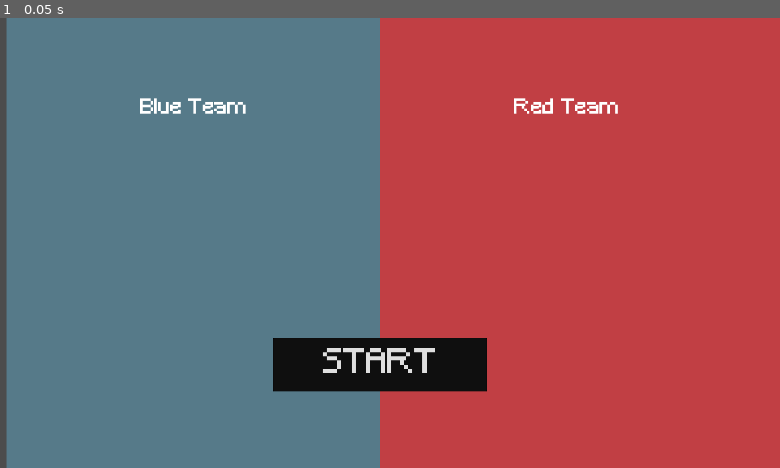
Above: before the commit, frame 1.
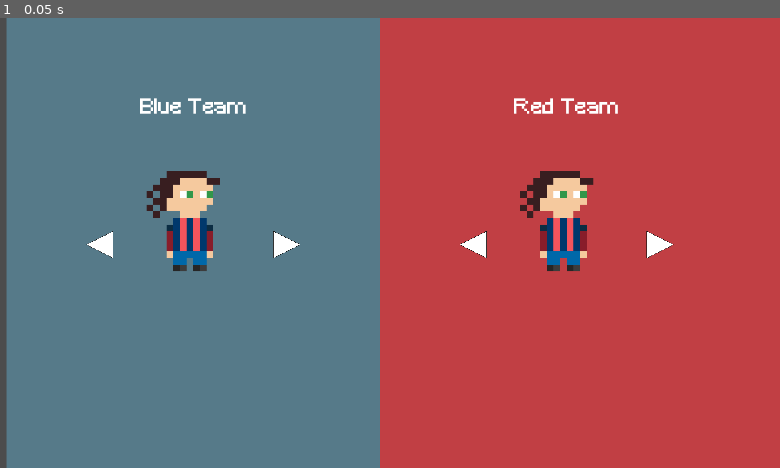
Above: after the commit, the same moment.

Repository: dizmerly/chaoticFootball
Game: Godot game, scene res://scenes/character_selection_panel.tscn
Two runs of this game, one before a commit and one after it. Both use one fixed random seed, a clock stepped at 60 frames per second and the inputs below. This scene is started directly instead of the project's main scene.
Inputs:
- Up to frame 1 (0.05 s): no input

The runs differ from the first frame. In frame 1, 6.3% of the frame differs, in the area x 11-87%, y 34-84%.

Commit message:
Add controller-based character selection and ready states

Diff:
--- a/chaotic-football/project.godot
+++ b/chaotic-football/project.godot
@@ -18,6 +18,7 @@
 [autoload]
 
 SettingsManager="*uid://dhrkkxr0qkddb"
+GameManager="*uid://coj5cp6ih8ldu"
 
 [display]
 
--- a/chaotic-football/scenes/character_selection_panel.tscn
+++ b/chaotic-football/scenes/character_selection_panel.tscn
@@ -2,6 +2,8 @@
 
 [ext_resource type="FontFile" uid="uid://cy5p8l8p0aaj4" path="res://assets/fonts/Minecraft.ttf" id="1_3t7nf"]
 [ext_resource type="Script" uid="uid://bnfdvng4yflm" path="res://scripts/character_selection_panel.gd" id="1_ghwnj"]
+[ext_resource type="Texture2D" uid="uid://ccrceqjkhsf16" path="res://assets/SoccerGame/ui_assets/ArrowButton.png" id="2_oukwu"]
+[ext_resource type="Texture2D" uid="uid://cjii3nevigwag" path="res://assets/SoccerGame/ui_assets/ArrowButtonHover.png" id="3_hdjqe"]
 [ext_resource type="Texture2D" uid="uid://b1tectstlkfq5" path="res://assets/SoccerGame/spainSpritesheet.png" id="4_oukwu"]
 
 [sub_resource type="LabelSettings" id="LabelSettings_bbtho"]
@@ -20,6 +22,56 @@
 grow_horizontal = 2
 grow_vertical = 2
 script = ExtResource("1_ghwnj")
+
+[node name="ButtonGroup" type="Control" parent="." unique_id=2131433626]
+anchors_preset = 0
+offset_right = 40.0
+offset_bottom = 40.0
+
+[node name="left_red" type="TextureButton" parent="ButtonGroup" unique_id=1082041059]
+layout_mode = 0
+offset_left = 1152.0
+offset_top = 512.0
+offset_right = 1216.0
+offset_bottom = 576.0
+focus_neighbor_right = NodePath("../right_red")
+texture_normal = ExtResource("2_oukwu")
+texture_hover = ExtResource("3_hdjqe")
+texture_focused = ExtResource("3_hdjqe")
+
+[node name="right_red" type="TextureButton" parent="ButtonGroup" unique_id=1468365794]
+layout_mode = 0
+offset_left = 1664.0
+offset_top = 576.0
+offset_right = 1728.0
+offset_bottom = 640.0
+rotation = -3.1415927
+texture_normal = ExtResource("2_oukwu")
+texture_hover = ExtResource("3_hdjqe")
+texture_focused = ExtResource("3_hdjqe")
+
+[node name="right_blue" type="TextureButton" parent="ButtonGroup" unique_id=1864009774]
+layout_mode = 0
+offset_left = 768.0
+offset_top = 576.0
+offset_right = 832.0
+offset_bottom = 640.0
+rotation = -3.1415927
+focus_neighbor_left = NodePath("../left_blue")
+texture_normal = ExtResource("2_oukwu")
+texture_hover = ExtResource("3_hdjqe")
+texture_focused = ExtResource("3_hdjqe")
+
+[node name="left_blue" type="TextureButton" parent="ButtonGroup" unique_id=1482073240]
+layout_mode = 0
+offset_left = 256.0
+offset_top = 512.0
+offset_right = 320.0
+offset_bottom = 576.0
+focus_neighbor_right = NodePath("../right_blue")
+texture_normal = ExtResource("2_oukwu")
+texture_hover = ExtResource("3_hdjqe")
+texture_focused = ExtResource("3_hdjqe")
 
 [node name="ColorRect2" type="ColorRect" parent="." unique_id=2146559970]
 z_index = -3
@@ -66,10 +118,10 @@
 anchor_top = 0.5
 anchor_right = 0.26700002
 anchor_bottom = 0.5
-offset_left = -128.64001
-offset_top = -220.0
-offset_right = 383.36
-offset_bottom = 228.0
+offset_left = -256.64
+offset_top = -284.0
+offset_right = 255.35999
+offset_bottom = 164.0
 grow_vertical = 2
 
 [node name="blue_image" type="TextureRect" parent="blue_portrait" unique_id=322010295]
@@ -91,29 +143,44 @@
 offset_bottom = 164.0
 
 [node name="red_image" type="TextureRect" parent="red_portrait" unique_id=93156974]
+custom_minimum_size = Vector2(256, 256)
 layout_mode = 2
 texture = SubResource("AtlasTexture_8ckat")
 expand_mode = 1
 stretch_mode = 5
 
-[node name="Start Button" type="Button" parent="." unique_id=1874217099]
+[node name="ReadyRed" type="Button" parent="." unique_id=1874217099]
 layout_mode = 0
-offset_left = 704.0
+offset_left = 1152.0
 offset_top = 768.0
-offset_right = 1216.0
+offset_right = 1664.0
 offset_bottom = 896.0
+focus_neighbor_top = NodePath("../ButtonGroup/left_red")
 theme_override_fonts/font = ExtResource("1_3t7nf")
 theme_override_font_sizes/font_size = 80
-text = "START"
+text = "READY"
 
-[node name="ColorRect" type="ColorRect" parent="Start Button" unique_id=1721147027]
+[node name="ColorRect" type="ColorRect" parent="ReadyRed" unique_id=1721147027]
 show_behind_parent = true
 layout_mode = 0
 offset_right = 512.0
 offset_bottom = 128.0
-color = Color(0, 0, 0, 1)
+color = Color(0.2474232, 0.91494346, 0.23728552, 1)
 
-[node name="left_blue" type="TextureButton" parent="." unique_id=1482073240]
+[node name="ReadyBlue" type="Button" parent="." unique_id=1530501564]
 layout_mode = 0
-offset_right = 64.0
-offset_bottom = 64.0
+offset_left = 256.0
+offset_top = 768.0
+offset_right = 768.0
+offset_bottom = 896.0
+focus_neighbor_top = NodePath("../ButtonGroup/left_red")
+theme_override_fonts/font = ExtResource("1_3t7nf")
+theme_override_font_sizes/font_size = 80
+text = "READY"
+
+[node name="ColorRect" type="ColorRect" parent="ReadyBlue" unique_id=1765561334]
+show_behind_parent = true
+layout_mode = 0
+offset_right = 512.0
+offset_bottom = 128.0
+color = Color(0.24705882, 0.9137255, 0.23921569, 1)
--- a/chaotic-football/scripts/character_selection_panel.gd
+++ b/chaotic-football/scripts/character_selection_panel.gd
@@ -7,25 +7,28 @@
 @onready var red_image: TextureRect = $red_portrait/red_image
 
 #UI Buttons
+var blue_index: int = 0
+var red_index: int = 0
 
+#UI Info
+@onready var ready_red: Button = $ReadyRed
+@onready var ready_blue: Button = $ReadyBlue
 
-
-var blue_index: int
-var red_index: int
-
-
+# Signals
+# TODO: either here or in game manger, once all controllers have
+# emitted that they have selected a character, load the game.
 signal character_selected(controller_id: int, spritesheet_path: String)
 
 
 const CHARACTERS = [
 	{
 		"id": "spain",
-		"portrait": preload("res://assets/SoccerGame/spainSpritesheet.png"),
+		"portrait": preload("res://assets/SoccerGame/portraits/spainPortrait.png"),
 		"spritesheet": "res://assets/SoccerGame/spainSpritesheet.png"
 	},
 	{
 		"id": "argentina",
-		"portrait": preload("res://assets/SoccerGame/argentinaSpritesheet.png"),
+		"portrait": preload("res://assets/SoccerGame/portraits/argentinaPortrait.png"),
 		"spritesheet" : "res://assets/SoccerGame/argentinaSpritesheet.png"
 	}
 ]
@@ -35,6 +38,11 @@
 	#eventually preferably store these as settings for user preferences
 	blue_index = 0
 	red_index = 0
+	ready_red.hide()
+	ready_blue.hide()
+
+	load_image(red_index, "red")
+	load_image(blue_index, "blue")
 
 
 # Called every frame. 'delta' is the elapsed time since the previous frame.
@@ -42,7 +50,7 @@
 	pass
 
 func load_image(image_index: int, team_color: String) -> void:
-	if image_index < 0 or image_index > CHARACTERS.size():
+	if image_index < 0 or image_index >= CHARACTERS.size():
 		push_error("Invalid character index, %d" % image_index)
 		return
 	var character = CHARACTERS[image_index]
@@ -67,9 +75,50 @@
 
 func _unhandled_input(event: InputEvent) -> void:
 	if event is InputEventJoypadButton:
-		if event.button_index == JOY_BUTTON_A and event.pressed:
-			var controller_id := event.device
-			if controller_id == 0:
+		var controller_id = event.device
+
+#		Confirm ready
+		if event.button_index == JOY_BUTTON_A and event.is_pressed():
+			if controller_id in GameManager.blue_team:
 				confirm_selection(controller_id, blue_index)
-			elif controller_id == 1:
+				ready_blue.show()
+			elif controller_id == GameManager.red_team:
 				confirm_selection(controller_id, red_index)
+				ready_red.show()
+#		Cycle left and right
+		if event.button_index == JOY_BUTTON_DPAD_LEFT and event.is_pressed():
+			if controller_id in GameManager.blue_team:
+				cycle_blue_left()
+			elif controller_id in GameManager.red_team:
+				cycle_red_left()
+		if event.button_index == JOY_BUTTON_DPAD_RIGHT and event.is_pressed():
+			if controller_id in GameManager.blue_team:
+				cycle_blue_right()
+			elif controller_id in GameManager.red_team:
+				cycle_red_right()
+#		Cancel Ready
+		if event.button_index == JOY_BUTTON_B and event.is_pressed():
+			if controller_id in GameManager.blue_team:
+				ready_blue.hide()
+			if controller_id in GameManager.red_team:
+				ready_red.hide()
+
+func cycle_blue_left() -> void:
+	if ready_blue.hidden:
+		blue_index = wrapi(blue_index - 1, 0, CHARACTERS.size())
+		load_image(blue_index, "blue")
+
+func cycle_blue_right() -> void:
+	if ready_blue.hidden:
+		blue_index = wrapi(blue_index + 1, 0, CHARACTERS.size())
+		load_image(blue_index, "blue")
+
+func cycle_red_left() -> void:
+	if ready_red.hidden:
+		red_index = wrapi(red_index - 1, 0, CHARACTERS.size())
+		load_image(red_index, "red")
+
+func cycle_red_right() -> void:
+	if ready_red.hidden:
+		red_index = wrapi(red_index + 1, 0, CHARACTERS.size())
+		load_image(red_index, "red")
--- /dev/null
+++ b/chaotic-football/scripts/game_manager.gd
@@ -0,0 +1,14 @@
+extends Node
+
+# assign controller id's to teams (temp solution hardcoded for now)
+var blue_team := [0]
+var red_team := [1]
+
+# Called when the node enters the scene tree for the first time.
+func _ready() -> void:
+	pass # Replace with function body.
+
+
+# Called every frame. 'delta' is the elapsed time since the previous frame.
+func _process(delta: float) -> void:
+	pass
Binary file added: chaotic-football/assets/SoccerGame/ui_assets/ArrowButtonHover.png
Not shown, added: chaotic-football/assets/SoccerGame/ui_assets/ArrowButtonHover.png.import
Not shown, added: chaotic-football/scripts/game_manager.gd.uid
